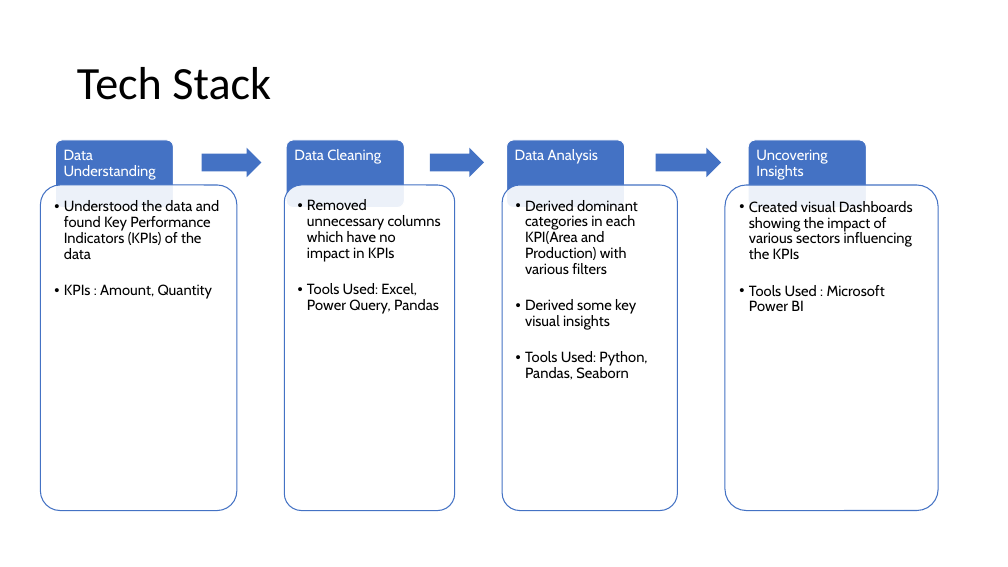
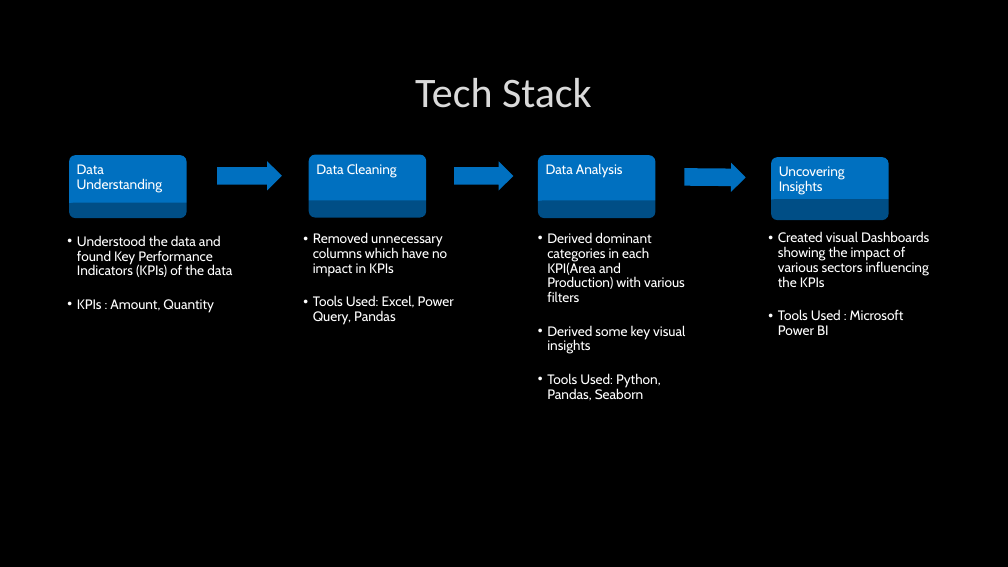
Before and after one commit to saikrishnatandasi/amazon-innobyte, a slide deck: slide 6 of Amazon Sales Analysis.pptx. Drawn at 1008x567 pixels with LibreOffice and Linux fonts; fonts in the diff are those of the drawing; background and template pictures are left out. Boxes give left, top, right and bottom in pixels: in the first picture for what was removed or moved away, otherwise in the second. Text is boxed around its words. In the diff, an @@ line names an element or a change of style, - is before the commit and + after.

```diff
--- a/Amazon Sales Analysis.pptx
+++ b/Amazon Sales Analysis.pptx
@@ background #FFFFFF to picture (left out) @@
@@ title "Tech Stack": place and size @@
-title "Tech Stack" at box(77, 67, 271, 100)
+title "Tech Stack" at box(415, 78, 592, 108)
@@ title "Tech Stack" at box(415, 78, 592, 108): size 44 to 40 pt, text colour #000000 to #DADADA, letter outline none to #404040 0.75 pt; alignment left to centre; line spacing 0.9 to 1 @@
@@ text "Data Understanding": place and size @@
-text "Data Understanding" at box(64, 149, 156, 180)
+text "Data Understanding" at box(77, 164, 162, 193)
@@ rounded rectangle: place and size @@
-rounded rectangle at box(55, 140, 173, 207)
+rounded rectangle at box(69, 155, 186, 218)
@@ right arrow at box(217, 161, 282, 191): fill #4472C4 to #0070C0; rotation 0 to 359 degrees @@
@@ text "Data Cleaning": place and size @@
-text "Data Cleaning" at box(294, 149, 381, 164)
+text "Data Cleaning" at box(316, 163, 397, 178)
@@ rounded rectangle: place and size @@
-rounded rectangle at box(287, 140, 405, 207)
+rounded rectangle at box(309, 154, 426, 217)
@@ right arrow: place and size @@
-right arrow at box(430, 147, 485, 177)
+right arrow at box(454, 161, 513, 191)
@@ right arrow at box(454, 161, 513, 191): fill #4472C4 to #0070C0 @@
@@ size 14 to 13 pt in 4 elements at box(77, 164, 162, 193), box(316, 163, 397, 178), box(779, 166, 845, 195), box(546, 163, 623, 178) @@
@@ text "Data Analysis": place and size @@
-text "Data Analysis" at box(515, 149, 598, 164)
+text "Data Analysis" at box(546, 163, 623, 178)
@@ fill #4472C4 to #0070C0; outline #FFFFFF 1 pt to none in 4 elements at box(69, 155, 186, 218), box(309, 154, 426, 217), box(771, 157, 889, 220), box(538, 155, 656, 218) @@
@@ rounded rectangle: place and size @@
-rounded rectangle at box(507, 140, 625, 207)
+rounded rectangle at box(538, 155, 656, 218)
@@ right arrow: place and size @@
-right arrow at box(656, 147, 721, 177)
+right arrow at box(684, 162, 746, 192)
@@ right arrow at box(684, 162, 746, 192): fill #4472C4 to #0070C0 @@
@@ text "Uncovering Insights": place and size @@
-text "Uncovering Insights" at box(756, 149, 827, 180)
+text "Uncovering Insights" at box(779, 166, 845, 195)
@@ rounded rectangle: place and size @@
-rounded rectangle at box(749, 140, 867, 207)
+rounded rectangle at box(771, 157, 889, 220)
@@ rounded rectangle: place and size @@
-rounded rectangle at box(40, 185, 237, 511)
+rounded rectangle at box(54, 203, 250, 516)
@@ text "Understood the data and found ...": place and size @@
-text "Understood the data and found ..." at box(64, 200, 219, 299)
+text "Understood the data and found ..." at box(77, 235, 232, 313)
@@ fill #FFFFFF at 90% opacity to #000000 at 30% opacity; outline #4472C4 1 pt to none in 4 elements at box(54, 203, 250, 516), box(755, 199, 954, 505), box(526, 200, 699, 514), box(290, 200, 480, 516) @@
@@ rounded rectangle: place and size @@
-rounded rectangle at box(284, 185, 454, 511)
+rounded rectangle at box(290, 200, 480, 516)
@@ size 14 to 13 pt, text colour #000000 to #FFFFFF in 4 elements at box(77, 235, 232, 313), box(778, 231, 929, 335), box(547, 232, 685, 401), box(313, 232, 454, 325) @@
@@ text "Removed unnecessary columns which have ...": place and size @@
-text "Removed unnecessary columns which have ..." at box(307, 199, 441, 314)
+text "Removed unnecessary columns which have ..." at box(313, 232, 454, 325)
@@ rounded rectangle: place and size @@
-rounded rectangle at box(502, 185, 678, 511)
+rounded rectangle at box(526, 200, 699, 514)
@@ text "Derived dominant categories in each ...": place and size @@
-text "Derived dominant categories in each ..." at box(525, 200, 647, 380)
+text "Derived dominant categories in each ..." at box(547, 232, 685, 401)
@@ rounded rectangle: place and size @@
-rounded rectangle at box(725, 185, 938, 511)
+rounded rectangle at box(755, 199, 954, 505)
@@ text "Created visual Dashboards showing the ...": place and size @@
-text "Created visual Dashboards showing the ..." at box(749, 201, 913, 311)
+text "Created visual Dashboards showing the ..." at box(778, 231, 929, 335)
```
Also in this commit, not shown: 15 other slides changed, 2 slides added, 1 other file.
